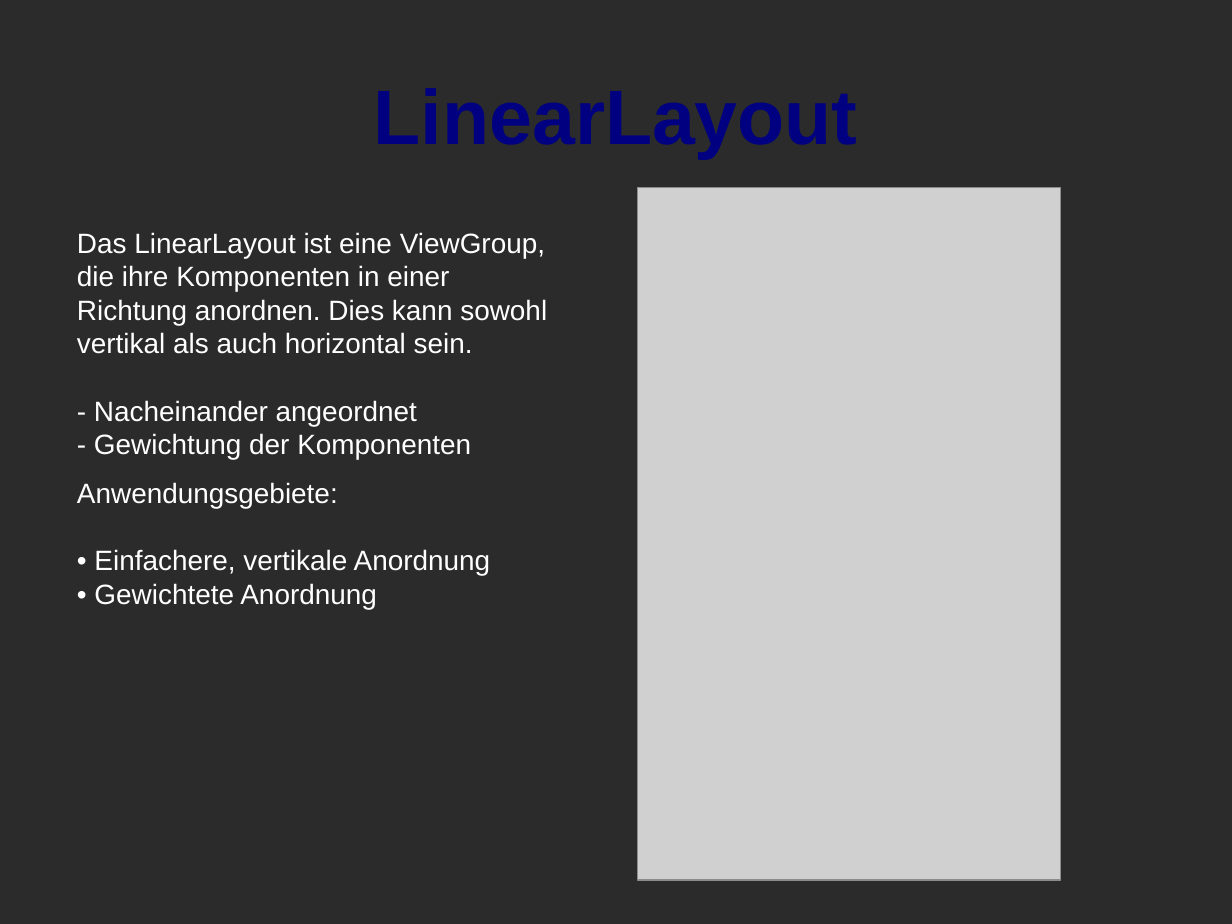
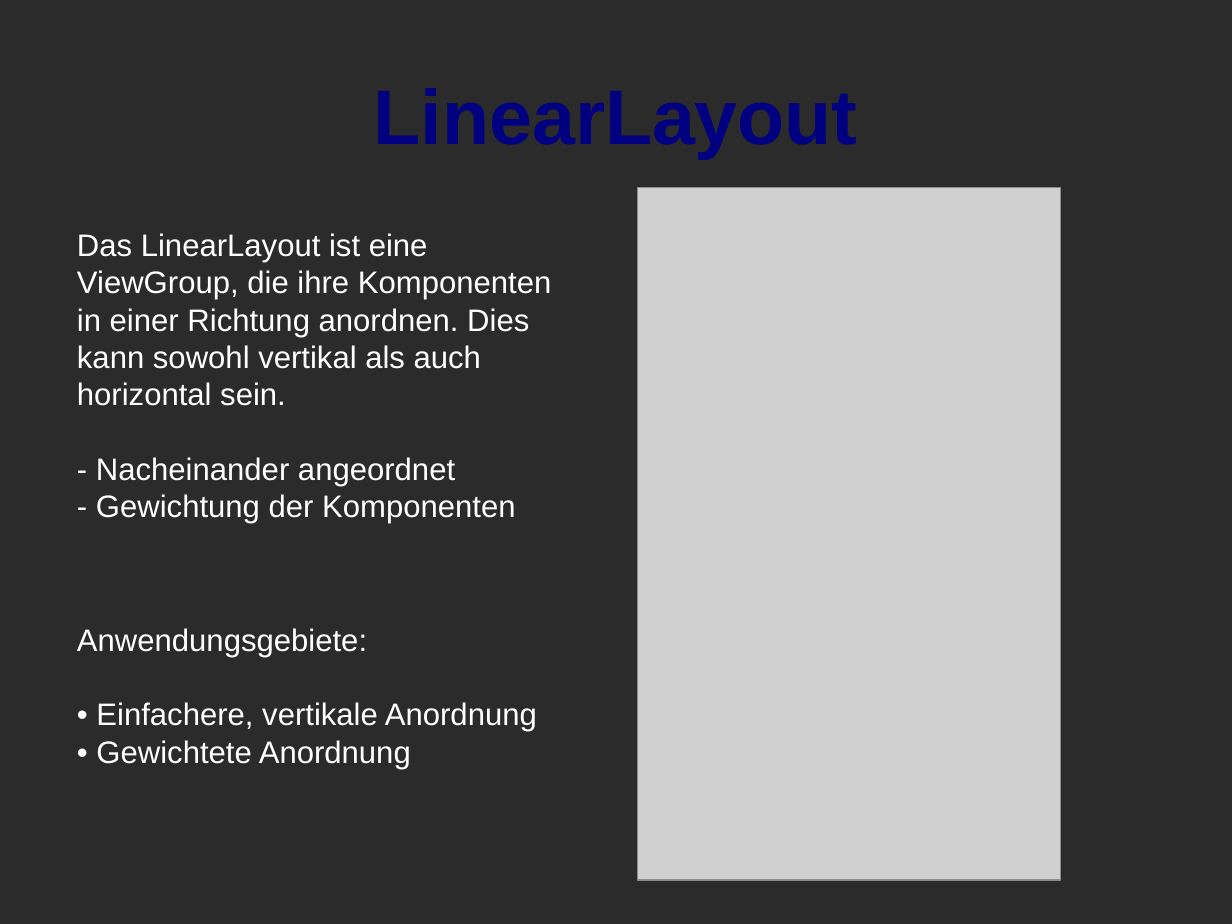
Before and after one commit to torkleyy/school-presentation, a slide deck: slide 6 of doc/presentation.odp (slide 5 before the commit). Drawn at 1232x924 pixels with LibreOffice and Linux fonts; fonts in the diff are those of the drawing; grey boxes stand for pictures; background and template pictures are left out; a plain dark background stands for a picture behind light text. Boxes give left, top, right and bottom in pixels: in the first picture for what was removed or moved away, otherwise in the second. Text is boxed around its words. In the diff, an @@ line names an element or a change of style, - is before the commit and + after.

```diff
--- a/doc/presentation.odp
+++ b/doc/presentation.odp
@@ text "Das LinearLayout ist eine ViewGroup, ..." at (77, 233, 551, 523): size 18 to 20 pt @@
@@ text "Anwendungsgebiete:" at (77, 628, 537, 769): size 18 to 20 pt @@
@@ text "Anwendungsgebiete:": place and size @@
-text "Anwendungsgebiete:" at (77, 482, 491, 609)
+text "Anwendungsgebiete:" at (77, 628, 537, 769)
```
Also in this commit, not shown: 3 other slides changed, 6 slides added, 5 slides removed, 2 other files.
